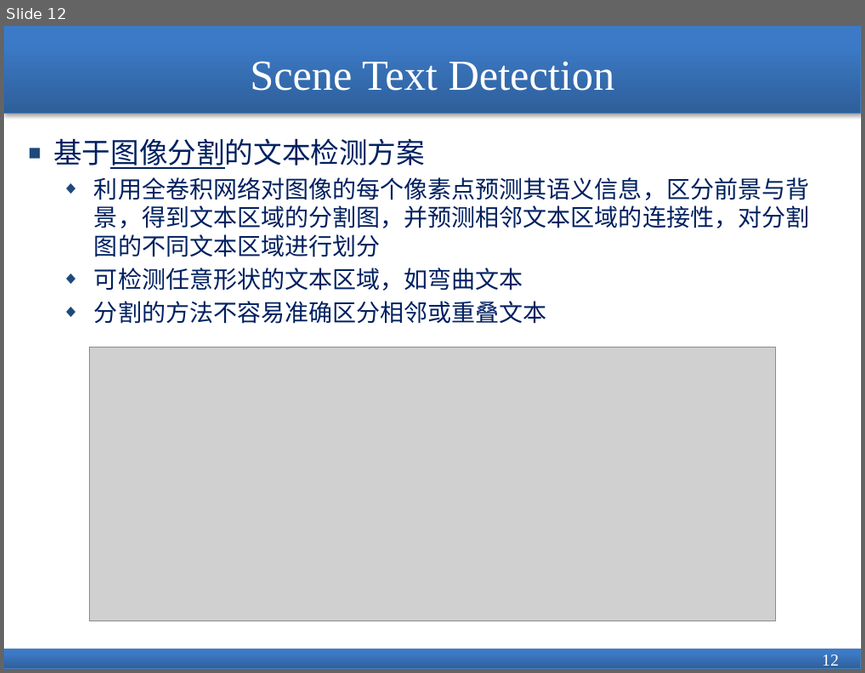
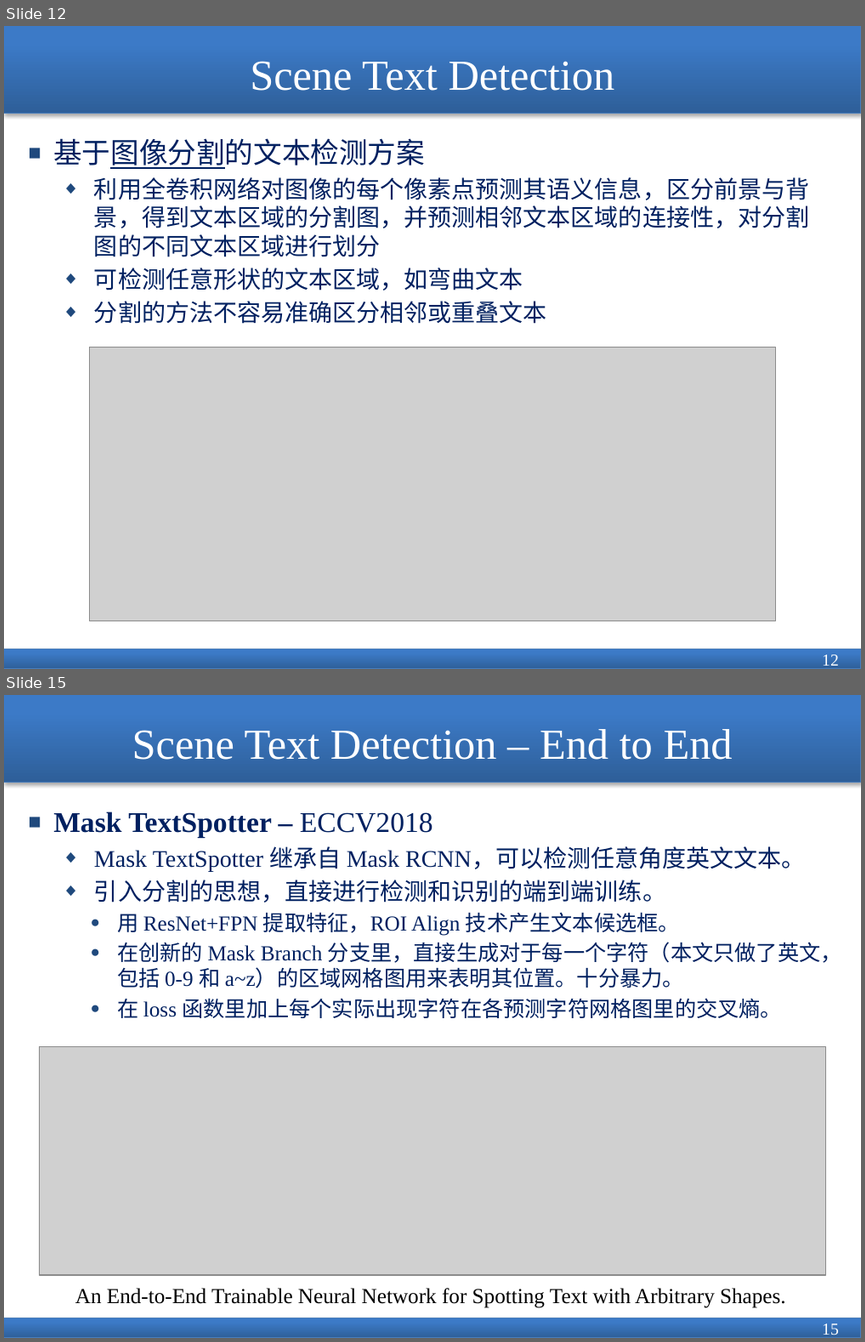
Before and after one commit to jiangshibiao/Paper-Learning, a slide deck: Document Analysis.pptx. Shown one above the other, each under a label of ours: slide 12 before the commit, slides 12 and 15 after it; the slides between them are not shown. The pictures are 865x673 and 865x1342 pixels, drawn with LibreOffice and Linux fonts; fonts in the diff are those of the drawing; grey boxes stand for pictures. Boxes give left, top, right and bottom in pixels: in the first picture for what was removed or moved away, otherwise in the second. Text is boxed around its words. In the diff, an @@ line names an element or a change of style, - is before the commit and + after.

Commit message:
add Mask TextSpotter

```diff
--- a/Document Analysis.pptx
+++ b/Document Analysis.pptx
@@ slide 15 added at box(4, 695, 861, 1338), background #FFFFFF; not listed: 2 template elements that a slide beside it also shows @@
@@ title added at box(132, 729, 732, 760), 36 pt, text #FFFFFF @@
+Scene Text Detection – End to End
@@ text added at box(53, 811, 842, 1018), 18 pt, text #002060 @@
+■ Mask TextSpotter – ECCV2018
+  ◆ Mask TextSpotter 继承自 Mask RCNN，可以检测任意角度英文文本。
+  ◆ 引入分割的思想，直接进行检测和识别的端到端训练。
+    ● 用 ResNet+FPN 提取特征，ROI Align 技术产生文本候选框。
+    ● 在创新的 Mask Branch 分支里，直接生成对于每一个字符（本文只做了英文，包括 0-9 和 a~z）的区域网格图用来表明其位置。十分暴力。
+    ● 在 loss 函数里加上每个实际出现字符在各预测字符网格图里的交叉熵。
@@ picture added at box(39, 1047, 826, 1275) @@
@@ text added at box(75, 1287, 786, 1308), 18 pt, text #000000 @@
+An End-to-End Trainable Neural Network for Spotting Text with Arbitrary Shapes.
@@ page number added at box(822, 1323, 839, 1334), 14 pt, text #FFFFFF @@
+15
```
Also in this commit, not shown: 3 slides changed, 3 other files.
